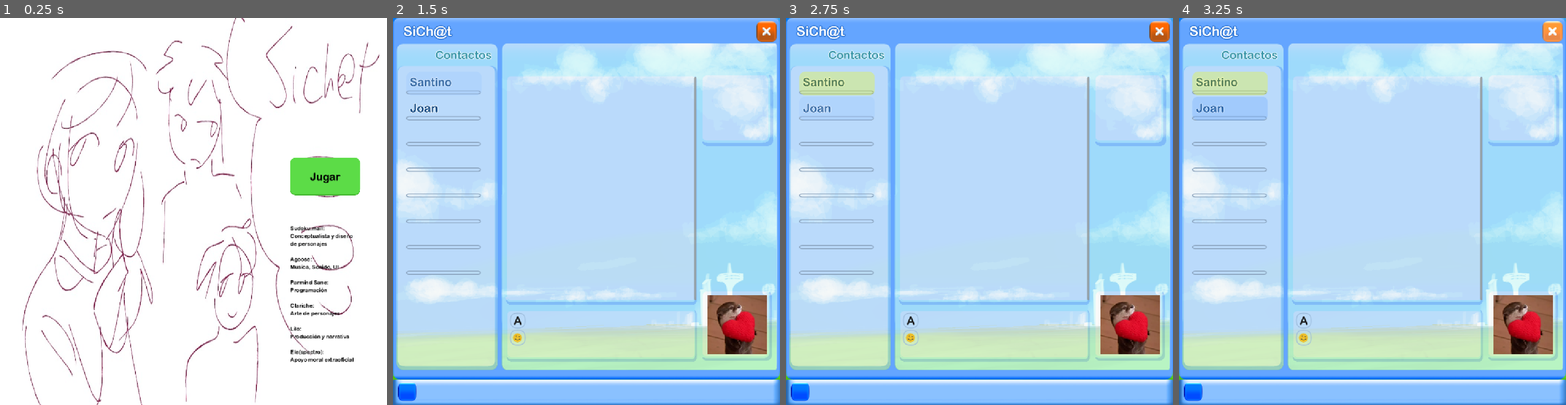
Above: before the commit, frames 1-4 (left to right).
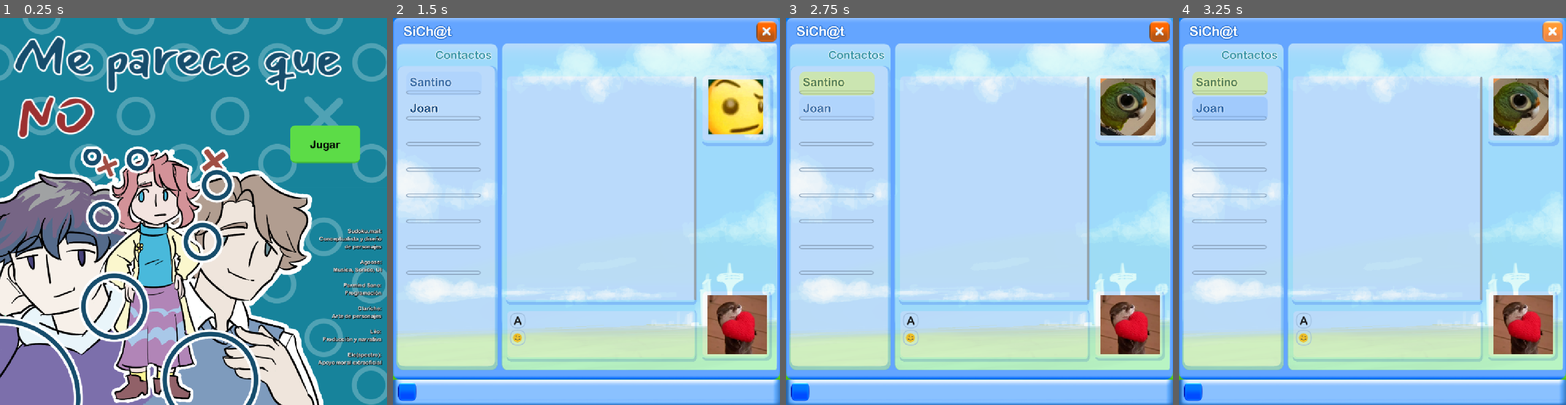
Above: after the commit, the same moments.

Repository: ParmindSane/WGJ2026
Game: Godot game, scene res://menu/menu.tscn
Two runs of this game, one before a commit and one after it. Both use one fixed random seed, a clock stepped at 60 frames per second and the inputs below.
Inputs (mouse positions are in pixels of both pictures, inside the frame that each line leads up to):
- Up to frame 1 (0.25 s): no input
- Up to frame 2 (1.5 s): click "Jugar" at 0.5 s; click (443, 83) at 1.25 s
- Up to frame 3 (2.75 s): click (836, 107) at 2 s
- Up to frame 4 (3.25 s): click (1554, 29) at 2.75 s

The runs differ from the first frame. In frame 1, 88% of the frame differs, in the area x 0-100%, y 0-100%; in frame 2, 2.0%; in frame 3, 2.1%; in frame 4, 2.1%.

Commit message:
acomodando musiquita y finales

Diff:
--- a/chatApp/chat.tscn
+++ b/chatApp/chat.tscn
@@ -14,8 +14,15 @@
 [ext_resource type="Texture2D" uid="uid://iqltbef7noh0" path="res://chatApp/assets/imagenes/UI-botoncerrar.png" id="7_j22gf"]
 [ext_resource type="Texture2D" uid="uid://bg8hig3poju2o" path="res://chatApp/assets/imagenes/UI-botoncerrar2.png" id="8_auibd"]
 [ext_resource type="AudioStream" uid="uid://4dxj2qorvrb6" path="res://chatApp/assets/sonidos/respuestas4.ogg" id="8_yebcd"]
+[ext_resource type="Texture2D" uid="uid://by6fh12d34xbo" path="res://chatApp/assets/imagenes/UI-fotoperfil1.png" id="14_mx8wn"]
+[ext_resource type="Texture2D" uid="uid://bfj3tr4xw4yts" path="res://chatApp/assets/imagenes/UI-fotoperfil2.png" id="15_3kvbq"]
 [ext_resource type="Script" uid="uid://caxygqw13v2jl" path="res://endings/endings.gd" id="16_lufvb"]
 [ext_resource type="Texture2D" uid="uid://rn8wamci6hhu" path="res://chatApp/assets/imagenes/UI-fotoperfilprotagonista.png" id="17_2lg14"]
+[ext_resource type="Texture2D" uid="uid://scm3p4llhdg2" path="res://endings/assets/good_end_ace.png" id="19_1m488"]
+[ext_resource type="Texture2D" uid="uid://bvxa440ghm6fw" path="res://endings/assets/ending_buenardo.png" id="19_e2d6q"]
+[ext_resource type="Texture2D" uid="uid://b4wmapm1jky32" path="res://endings/assets/good_end_gay.png" id="20_e2d6q"]
+[ext_resource type="Texture2D" uid="uid://c3i1lhkjajgo7" path="res://endings/assets/badending-ace.png" id="21_qks6c"]
+[ext_resource type="Texture2D" uid="uid://stie56t18xhn" path="res://endings/assets/badending-gay.png" id="22_spcyy"]
 
 [sub_resource type="StyleBoxFlat" id="StyleBoxFlat_yebcd"]
 bg_color = Color(0.6, 0.6, 0.6, 0)
@@ -280,6 +287,18 @@
 nivel = 2
 texto = "Nos vamos a ver perfectos!"
 
+[node name="TextureRect3" type="TextureRect" parent="Juego/chat1" unique_id=614082481]
+anchors_preset = -1
+anchor_right = 1.0
+anchor_bottom = 1.0
+offset_left = 936.0
+offset_top = 181.065
+offset_right = 1104.0
+offset_bottom = 348.065
+grow_horizontal = 2
+grow_vertical = 2
+texture = ExtResource("14_mx8wn")
+
 [node name="chat2" type="Node2D" parent="Juego" unique_id=1377035490]
 visible = false
 
@@ -322,7 +341,8 @@
 buttYes = NodePath("Yes")
 buttNo = NodePath("Nou")
 sonidos = NodePath("AudioStreamPlayer")
-badEnding = 2
+badEnding = 5
+goodEnding = 3
 metadata/_edit_group_ = true
 
 [node name="Yes" type="Button" parent="Juego/chat2/Opciones" unique_id=1197233659]
@@ -449,6 +469,18 @@
 nivel = 2
 texto = "No te intereso entonces?"
 
+[node name="TextureRect4" type="TextureRect" parent="Juego/chat2" unique_id=1682542740]
+anchors_preset = -1
+anchor_right = 1.0
+anchor_bottom = 1.0
+offset_left = 936.0
+offset_top = 181.065
+offset_right = 1101.0
+offset_bottom = 350.065
+grow_horizontal = 2
+grow_vertical = 2
+texture = ExtResource("15_3kvbq")
+
 [node name="Cerrar" type="TextureButton" parent="." unique_id=288613811]
 offset_left = 1080.0
 offset_top = 8.0
@@ -463,11 +495,11 @@
 layer = 10
 script = ExtResource("16_lufvb")
 texturas = Dictionary[int, Texture2D]({
-1: null,
-2: null,
-3: null,
-4: null,
-5: null
+1: ExtResource("19_e2d6q"),
+2: ExtResource("19_1m488"),
+3: ExtResource("20_e2d6q"),
+4: ExtResource("21_qks6c"),
+5: ExtResource("22_spcyy")
 })
 rect = NodePath("TextureRect")
 salir = NodePath("Cerrar")
--- a/chatApp/perfiles.gd
+++ b/chatApp/perfiles.gd
@@ -25,7 +25,7 @@
 		b.pressed.connect(switchChats.bind(i))
 
 	switchChats(0)
-	await get_tree().create_timer(float(2)).timeout
+	await get_tree().create_timer(2).timeout
 
 	if(chatActivo != chatVisible):
 		var s = buttStyle.duplicate()
@@ -36,15 +36,18 @@
 
 
 func finDeChat():
+	print("Chat activo de " + str(chatActivo) + " a " + str(chatActivo+1))
 	chatActivo += 1
 	if chatActivo < chats.size():
+		await get_tree().create_timer(1.25).timeout
 		chatsControl[chatActivo].recibirMensajes()
 
 		var s = buttStyle.duplicate()
 		s.bg_color = Color(0.95, 1.0, 0.0, 0.294)
 		butts[chatActivo].add_theme_stylebox_override("normal", s)
 	else:
-		final.mostrar(Endings.finales.buenardo, chatsControl[chatActivo])
+		print("Final buenardo")
+		final.mostrar(Endings.finales.buenardo, chatsControl[chatActivo-1])
 
 
 func switchChats(_i: int):
--- a/endings/endings.gd
+++ b/endings/endings.gd
@@ -24,18 +24,28 @@
 
 
 func mostrar(_final: finales, _mensajes: Mensajes):
+	print("mostrar final " + str(_final))
+
 	final = _final
 	rect.texture = texturas[final]
 	chatTerminado = _mensajes
+
+	if final == finales.bueno1 || final == finales.bueno2 || finales.buenardo:
+		GlobalSonido.cambiarMusiquita(GlobalSonido.musiquitasNombres.menu)
+	else:
+		GlobalSonido.cambiarMusiquita(GlobalSonido.musiquitasNombres.juego)
 
 	show()
 
 
 func ocultar():
-	if final == finales.malo1 || final == finales.malo2:
+	hide()
+	print("ocultar ending " + str(final))
+	if final == finales.bueno1:
+		GlobalSonido.cambiarMusiquita(GlobalSonido.musiquitasNombres.juego)
+		chatTerminado.terminarChat()
+	elif final == finales.bueno2:
+		mostrar(finales.buenardo, chatTerminado)
+	else:
+		GlobalSonido.cambiarMusiquita(GlobalSonido.musiquitasNombres.menu)
 		get_tree().change_scene_to_file("res://menu/menu.tscn")
-	else:
-		print("Avisando que se cerró el final")
-		chatTerminado.terminarChat()
-
-	hide()
--- a/mensajes/mensajes.gd
+++ b/mensajes/mensajes.gd
@@ -52,6 +52,7 @@
 	if Input.is_mouse_button_pressed(MOUSE_BUTTON_RIGHT):
 		mensajeDelay = Vector2(0.05,0.05)
 
+
 func recibirMensajes():
 	mensajeDelay = Vector2(2,3)
 	for d in mensajesDatos[tanda]:
--- a/menu/sonidoButts.gd
+++ b/menu/globalSonido.gd
@@ -1,10 +1,18 @@
 extends Node
 
-@onready var sonido: AudioStreamPlayer = $AudioStreamPlayer
+@export var butts: AudioStreamPlayer
+
+@export var musiquita: AudioStreamPlayer
+enum musiquitasNombres {
+	juego,
+	menu
+}
+@export var musiquitas: Dictionary[musiquitasNombres, AudioStream]
 
 func _ready() -> void:
 	connect_buttons(get_tree().root)
 	get_tree().node_added.connect(_on_node_added)
+
 
 func connect_buttons(parent: Node) -> void:
 	for child in parent.get_children():
@@ -20,4 +28,10 @@
 		node.pressed.connect(_play_sound)
 
 func _play_sound() -> void:
-	sonido.play()
+	butts.play()
+
+
+func cambiarMusiquita(_mood: musiquitasNombres):
+	if musiquitas[_mood] != musiquita.stream:
+		musiquita.stream = musiquitas[_mood]
+		musiquita.play()
--- /dev/null
+++ b/menu/globalSonido.tscn
@@ -0,0 +1,20 @@
+[gd_scene format=3 uid="uid://j1b7weyp3rsu"]
+
+[ext_resource type="Script" uid="uid://dw033buir24k1" path="res://menu/globalSonido.gd" id="1_aakvk"]
+[ext_resource type="AudioStream" uid="uid://da43jxsdin5e2" path="res://chatApp/assets/SiCh@t.ogg" id="2_chgqq"]
+[ext_resource type="AudioStream" uid="uid://be3yd546t1c2b" path="res://chatApp/assets/sonidos/mouseclick.ogg" id="2_y2yoa"]
+[ext_resource type="AudioStream" uid="uid://bykhasfddci1l" path="res://chatApp/assets/Love is Not.ogg" id="3_y2yoa"]
+
+[node name="globalSonido" type="Node" unique_id=398906659 node_paths=PackedStringArray("butts", "musiquita")]
+script = ExtResource("1_aakvk")
+butts = NodePath("SonidoBotones")
+musiquita = NodePath("Musiquita")
+musiquitas = Dictionary[int, AudioStream]({
+0: ExtResource("2_chgqq"),
+1: ExtResource("3_y2yoa")
+})
+
+[node name="SonidoBotones" type="AudioStreamPlayer" parent="." unique_id=432715558]
+stream = ExtResource("2_y2yoa")
+
+[node name="Musiquita" type="AudioStreamPlayer" parent="." unique_id=803487342]
--- a/menu/menu.gd
+++ b/menu/menu.gd
@@ -5,4 +5,9 @@
 var juegoEscena := preload("res://chatApp/chat.tscn")
 
 func _ready():
-	buttPlay.pressed.connect(func(): get_tree().change_scene_to_packed(juegoEscena))
+	buttPlay.pressed.connect(play)
+	GlobalSonido.cambiarMusiquita(GlobalSonido.musiquitasNombres.menu)
+
+func play():
+	GlobalSonido.cambiarMusiquita(GlobalSonido.musiquitasNombres.juego)
+	get_tree().change_scene_to_packed(juegoEscena)
--- a/menu/menu.tscn
+++ b/menu/menu.tscn
@@ -1,8 +1,8 @@
 [gd_scene format=3 uid="uid://ddkfme812poeb"]
 
-[ext_resource type="Texture2D" uid="uid://c2lg21c5oorfg" path="res://menu/assets/fondoMenu.jpeg" id="1_j0t7f"]
 [ext_resource type="Script" uid="uid://tcwg2l68ow5u" path="res://menu/menu.gd" id="1_svuvw"]
 [ext_resource type="StyleBox" uid="uid://chjpoeywys4f0" path="res://mensajes/mensajeEnviado.tres" id="2_6nwqt"]
+[ext_resource type="Texture2D" uid="uid://dqwwo70n4nina" path="res://menu/assets/MENU.png" id="2_pbjm4"]
 [ext_resource type="FontFile" uid="uid://d32h8ohgycswi" path="res://menu/arialroundedmtbold.ttf" id="3_juveg"]
 
 [sub_resource type="StyleBoxFlat" id="StyleBoxFlat_pbjm4"]
@@ -33,7 +33,8 @@
 
 [sub_resource type="LabelSettings" id="LabelSettings_qe4n8"]
 font = ExtResource("3_juveg")
-font_color = Color(0, 0, 0, 1)
+shadow_size = 4
+shadow_color = Color(0, 0, 0, 1)
 
 [node name="Menu" type="Node2D" unique_id=331481898 node_paths=PackedStringArray("buttPlay")]
 script = ExtResource("1_svuvw")
@@ -48,13 +49,13 @@
 anchor_bottom = 1.0
 grow_horizontal = 2
 grow_vertical = 2
-texture = ExtResource("1_j0t7f")
+texture = ExtResource("2_pbjm4")
 
 [node name="Opciones" type="VBoxContainer" parent="." unique_id=1139170533]
 offset_left = 864.0
-offset_top = 416.0
+offset_top = 320.0
 offset_right = 1072.0
-offset_bottom = 528.0
+offset_bottom = 432.0
 size_flags_vertical = 3
 theme_override_constants/separation = 80
 metadata/_edit_group_ = true
@@ -76,10 +77,10 @@
 
 [node name="Label" type="Label" parent="." unique_id=446334939]
 custom_maximum_size = Vector2(200, -1)
-offset_left = 864.0
-offset_top = 616.0
-offset_right = 1064.0
-offset_bottom = 1027.0
+offset_left = 936.0
+offset_top = 624.0
+offset_right = 1136.0
+offset_bottom = 1035.0
 text = "Sudoku.mail:
 Conceptualista y diseño de personajes
 
@@ -98,4 +99,6 @@
 Ele(spectro):
 Apoyo moral extraoficial"
 label_settings = SubResource("LabelSettings_qe4n8")
+horizontal_alignment = 2
+vertical_alignment = 1
 autowrap_mode = 3
--- a/menu/sonidoButts.tscn
+++ /dev/null
@@ -1,10 +0,0 @@
-[gd_scene format=3 uid="uid://j1b7weyp3rsu"]
-
-[ext_resource type="Script" uid="uid://dw033buir24k1" path="res://menu/sonidoButts.gd" id="1_w5juj"]
-[ext_resource type="AudioStream" uid="uid://be3yd546t1c2b" path="res://chatApp/assets/sonidos/mouseclick.ogg" id="2_b72tq"]
-
-[node name="SonidoButts" type="Node" unique_id=398906659]
-script = ExtResource("1_w5juj")
-
-[node name="AudioStreamPlayer" type="AudioStreamPlayer" parent="." unique_id=432715558]
-stream = ExtResource("2_b72tq")
--- a/popUps/pop_ups.gd
+++ b/popUps/pop_ups.gd
@@ -21,6 +21,8 @@
 				else:
 					return false)
 			)
+		for b in popupsPorNivel[-1]:
+			b.cerrado.connect(cerrar)
 
 
 func dijoNo(_tanda: int):
@@ -33,7 +35,6 @@
 	mostrando = true
 
 	for n in popupsPorNivel[tanda]:
-		n.cerrado.connect(cerrar)
 		n.mostrar()
 		await get_tree().create_timer(R.randf_range(0.1, 0.5)).timeout
 	popupsVisibles = popupsPorNivel[tanda]
--- a/project.godot
+++ b/project.godot
@@ -17,7 +17,7 @@
 
 [autoload]
 
-sonidoButts="*uid://j1b7weyp3rsu"
+GlobalSonido="*uid://j1b7weyp3rsu"
 
 [display]
 
Not shown, added: chatApp/assets/SiCh@t.ogg.import
Binary file added: chatApp/assets/imagenes/UI-fotoperfil1.png
Not shown, added: chatApp/assets/imagenes/UI-fotoperfil1.png.import
Binary file added: chatApp/assets/imagenes/UI-fotoperfil2.png
Not shown, added: chatApp/assets/imagenes/UI-fotoperfil2.png.import
Binary file removed: endings/assets/badEnding1.jpeg
Binary file removed: endings/assets/badEnding2.jpeg
Binary file added: endings/assets/badending-ace.png
Not shown, added: endings/assets/badending-ace.png.import
Binary file added: endings/assets/badending-gay.png
Not shown, changed: endings/assets/badending-gay.png.import
Binary file added: endings/assets/ending_buenardo.png
(and 11 more such lines)
